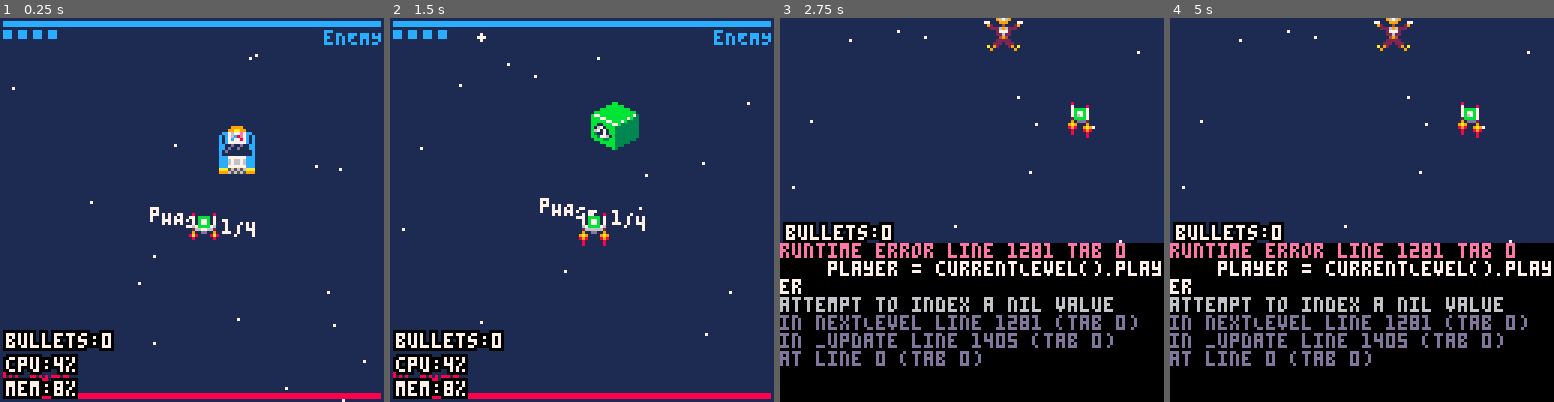
Above: before the commit, frames 1-4 (left to right).
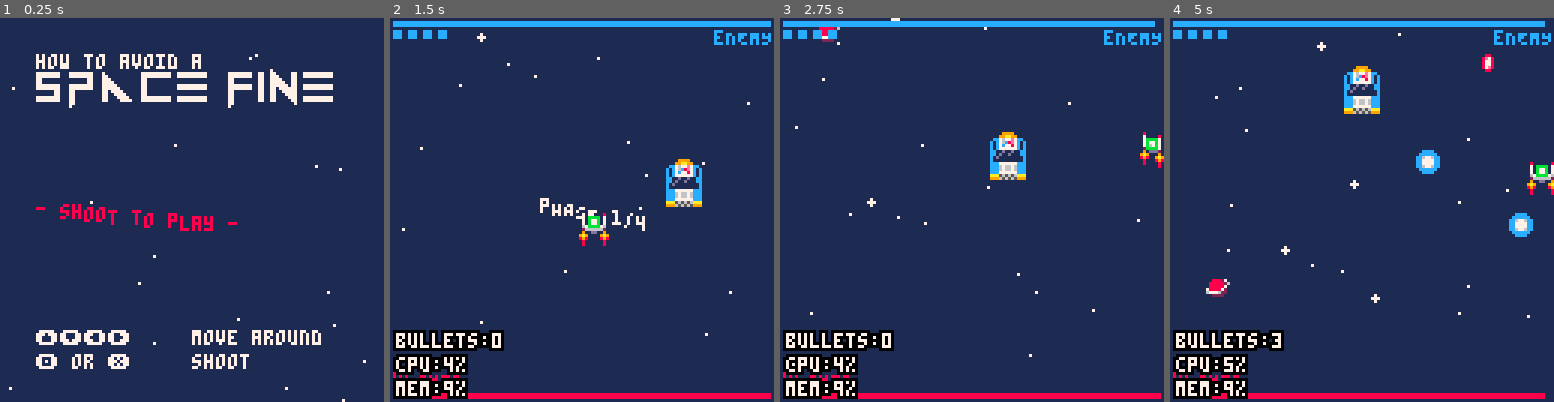
Above: after the commit, the same moments.

Repository: QuentinWidlocher/YogcastJam2020
Game: PICO-8 cartridge game.p8
Two runs of this game, one before a commit and one after it. Both use one fixed random seed, a clock stepped at 60 frames per second and the inputs below.
Inputs:
- Up to frame 1 (0.25 s): no input
- Up to frame 2 (1.5 s): tap X (X key) at 0.33, 1.07 s; tap O (Z key) at 0.7 s
- Up to frame 3 (2.75 s): hold Right 1.6-2.1 s; tap O (Z key) at 1.7, 2.1, 2.5 s; tap X (X key) at 1.85 s; hold Up 2.15-2.42 s; hold Right from 2.47 s (still down)
- Up to frame 4 (5 s): tap O (Z key) every 0.4 s from 2.9 to 4.9 s; tap X (X key) at 2.97, 4.08 s; release Right at 3.03 s; hold Left 3.08-3.58 s; hold Down 3.63-3.97 s; hold Right 4.02-4.68 s; hold Up from 4.73 s (still down)

The runs differ from the first frame. In frame 1, 13% of the frame differs, in the area x 0-100%, y 0-100%; in frame 2, 2.0%; in frame 3, 45%; in frame 4, 46%.
Error before the commit: runtime error line 1281 tab 0; player = currentLevel().player; attempt to index a nil value

Commit message:
:sparkles: Add main menu

Diff:
--- a/game.p8
+++ b/game.p8
@@ -127,19 +126,19 @@
 00000bbb33300000000a092000290a000000000000000000000000000000000000000bbb33300000000920000000290000000000000000000000000000000000
 0000000b300000000000900000009000000000000000000000000000000000000000000b30000000000000000000000000000000000000000000000000000000
 00000000000000000000000000000000000000000000000000000000000000000000000000000000000000000000000000000000000000000000000000000000
-00000000000000000000000000000000000000000000000000000000000000000000000000000000000000000000000000000000000000000000000000000000
-00000000000000000000000000000000000000000000000000000000000000000000000000000000000000000000000000000000000000000000000000000000
-00000000000000000000000000000000000000000000000000000000000000000000000000000000000000000000000000000000000000000000000000000000
-00000000000000000000000000000000000000000000000000000000000000000000000000000000000000000000000000000000000000000000000000000000
-00000000000000000000000000000000000000000000000000000000000000000000000000000000000000000000000000000000000000000000000000000000
-00000000000000000000000000000000000000000000000000000000000000000000000000000000000000000000000000000000000000000000000000000000
-00000000000000000000000000000000000000000000000000000000000000000000000000000000000000000000000000000000000000000000000000000000
-00000000000000000000000000000000000000000000000000000000000000000000000000000000000000000000000000000000000000000000000000000000
-00000000000000000000000000000000000000000000000000000000000000000000000000000000000000000000000000000000000000000000000000000000
-00000000000000000000000000000000000000000000000000000000000000000000000000000000000000000000000000000000000000000000000000000000
-00000000000000000000000000000000000000000000000000000000000000000000000000000000000000000000000000000000000000000000000000000000
-00000000000000000000000000000000000000000000000000000000000000000000000000000000000000000000000000000000000000000000000000000000
-00000000000000000000000000000000000000000000000000000000000000000000000000000000000000000000000000000000000000000000000000000000
+00000000000000000000000000000000000000000000000000000000000000000000000000000070000000000000000000000000000000000000000000000000
+77777777000777777770007000000000000777777777700777777777700000007777777700770077000007700777777777700000000000000000000000000000
+77777777000777777770007700000000000777777777700777777777700000007777777700770077700007700777777777700000000000000000000000000000
+77000000000000000770007770000000000770000000000000000000000000007700000000770077770007700000000000000000000000000000000000000000
+77000000000000000770007777000000000770000000000000000000000000007700000000770077777007700000000000000000000000000000000000000000
+77777777000777777770007777700000000770000000000777777777700000007777777700770077777707700777777777700000000000000000000000000000
+77777777000777777770007777770000000770000000000777777777700000007777777700770077077777700777777777700000000000000000000000000000
+00000077000770000000007707777000000770000000000000000000000000007700000000770077007777700000000000000000000000000000000000000000
+00000077000770000000007700777700000770000000000000000000000000007700000000770077000777700000000000000000000000000000000000000000
+77777777000770000000007700077770000777777777700777777777700000007700000000770077000077700777777777700000000000000000000000000000
+77777777000770000000007700007777000777777777700777777777700000007700000000770077000007700777777777700000000000000000000000000000
+00000000000770000000000000000000000000000000000000000000000000007700000000000000000000700000000000000000000000000000000000000000
+00000000000700000000000000000000000000000000000000000000000000007000000000000000000000000000000000000000000000000000000000000000
 00000000000000000000000000000000000000000000000000000000000000000000000000000000000000000000000000000000000000000000000000000000
 00000000000000000000000000000000000000000000000000000000000000000000000000000000000000000000000000000000000000000000000000000000
 00000000000000000000000000000000000000000000000000000000000000000000000000000000000000000000000000000000000000000000000000000000
--- a/src/draw/main.draw.lua
+++ b/src/draw/main.draw.lua
@@ -1,8 +1,44 @@
 -- Draw Game
+
+draw_fun = {
+    [GAME_STATES.MAIN_MENU] = function() draw_main_screen() end,
+    [GAME_STATES.GAME] = function() draw_game() end,
+}
 
 function _draw()
     cls(1)
-    draw_game()
+    draw_fun[STATE]()
+end
+
+function draw_main_screen()
+    draw_bgParticles()
+
+    print("how to avoid a", (SCREEN_SIZE/2) - (fromOct(13)/2), fromOct(1.5), 7)
+
+    local pos = getSpriteCoord(128)
+    sspr(
+        fromOct(pos.x),
+        fromOct(pos.y),
+        fromOct(13),
+        fromOct(2),
+        (SCREEN_SIZE/2) - (fromOct(13)/2),
+        fromOct(2)
+    )
+
+    print("⬆️⬇️⬅️➡️\t\tmove around", (SCREEN_SIZE/2) - (fromOct(13)/2), fromOct(13), 7)
+    print("\x8e or \x97\t\tshoot", (SCREEN_SIZE/2) - (fromOct(13)/2), fromOct(14), 7)
+
+    local text = "- shoot to play -"
+    local speed = 50
+    local height = 3
+    for i=0,#text,1 do
+        print(
+            sub(text,i,i),
+            (i*4)+fromOct(1),
+            64+sin(((time()*60)+i)/speed)*height,
+            8
+        )
+    end
 end
 
 function draw_game()
--- a/src/models/player.model.lua
+++ b/src/models/player.model.lua
@@ -75,7 +75,7 @@
 function Player:shoot()
     self.shootingCooldown.value = min(self.shootingCooldown.value + self.shootingType.cooldownRate, self.shootingCooldown.max)
 
-    if (btn(GAMEPAD.X)) and self.shootingCooldown.value == self.shootingCooldown.max then
+    if (btn(GAMEPAD.X) or btn(GAMEPAD.O)) and self.shootingCooldown.value == self.shootingCooldown.max then
 
         -- add the bullet to the pool so it'll be drawn and updated
         local newBullet = Bullet:new({
--- a/src/states.lua
+++ b/src/states.lua
@@ -1,10 +1,13 @@
 -- State Machine
 GAME_STATES = {
-    default = 0,
+    MAIN_MENU = 0,
+    HELP_SCREEN = 1,
+    GAME = 2,
+    GAME_OVER = 3,
 }
 
 ---@type integer
-STATE = GAME_STATES.default
+STATE = GAME_STATES.MAIN_MENU
 
 ---@param new_state integer
 function change_state(new_state)
--- a/src/update/dialogue.update.lua
+++ b/src/update/dialogue.update.lua
@@ -36,7 +36,7 @@
         curLine.counter += 1
     end
 
-    if dWaiting and btnp(GAMEPAD.X) then
+    if dWaiting and (btnp(GAMEPAD.X) or btnp(GAMEPAD.O)) then
         dWaiting = false
         --Empty drawLines and update curLine to match the point the text is at
         for k,v in pairs(drawLines) do
--- a/src/update/main.update.lua
+++ b/src/update/main.update.lua
@@ -1,12 +1,27 @@
 -- Update Game
+update_fun = {
+    [GAME_STATES.MAIN_MENU] = function() update_main_screen() end,
+    [GAME_STATES.GAME] = function() update_game() end,
+}
 
 function _update()
+    update_fun[STATE]()
+end
+
+function update_main_screen()
+    update_bgParticles()
+
+    sspr()
+
+    if (btnp(GAMEPAD.X) or btnp(GAMEPAD.O)) then
+        change_state(GAME_STATES.GAME)
+    end
+end
+
+function update_game()
     update_camera()
     update_bgParticles()
     update_player()
     update_enemies()
     update_bullets()
-
-    --TODO REMOVE ME
-    if (btnp(GAMEPAD.O)) then nextLevel() end
 end
